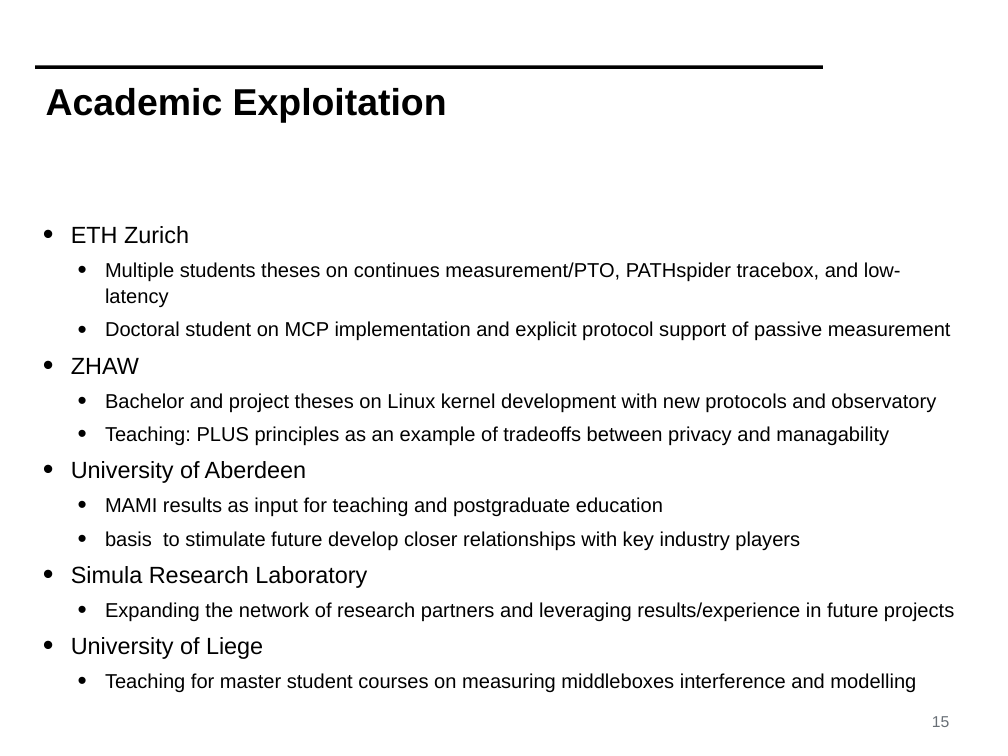
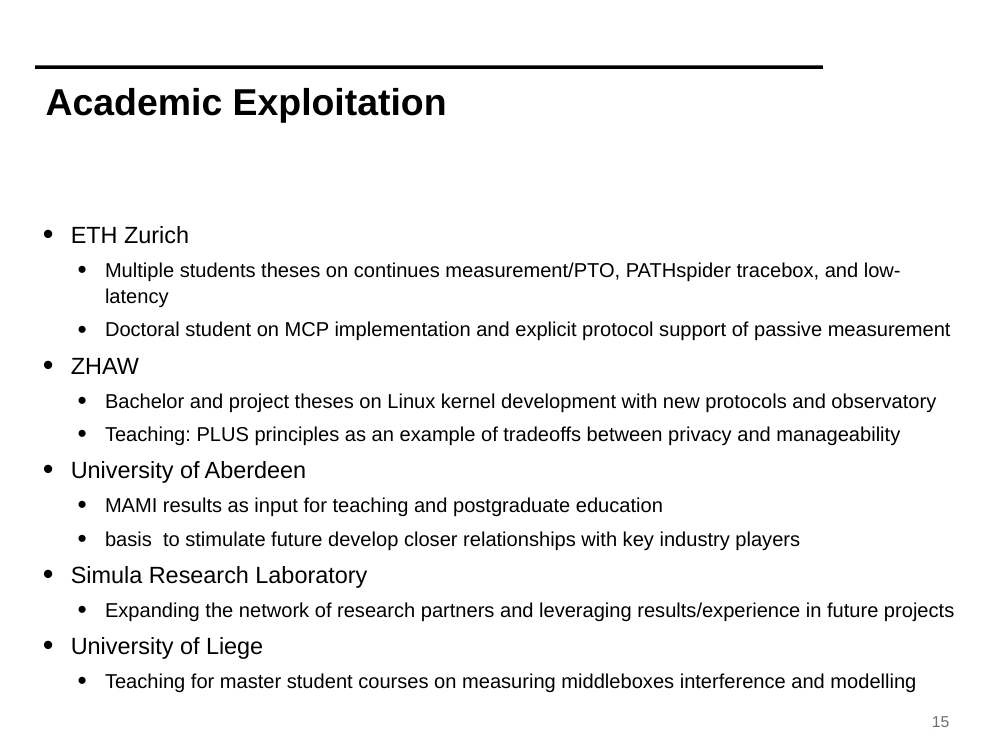
Before and after one commit to mami-project/roadshows, a slide deck: slide 15 of review2-zurich/WP4-ReviewM18.pptx. Drawn at 1008x756 pixels with LibreOffice and Linux fonts; fonts in the diff are those of the drawing; background and template pictures are left out. Boxes give left, top, right and bottom in pixels: in the first picture for what was removed or moved away, otherwise in the second. Text is boxed around its words. In the diff, an @@ line names an element or a change of style, - is before the commit and + after.

```diff
--- a/review2-zurich/WP4-ReviewM18.pptx
+++ b/review2-zurich/WP4-ReviewM18.pptx
@@ text at [105, 426, 900, 445]: text changed @@
-  • Teaching: PLUS principles as an example of tradeoffs between privacy and managability
+  • Teaching: PLUS principles as an example of tradeoffs between privacy and manageability
```
Also in this commit, not shown: 9 other slides changed.
